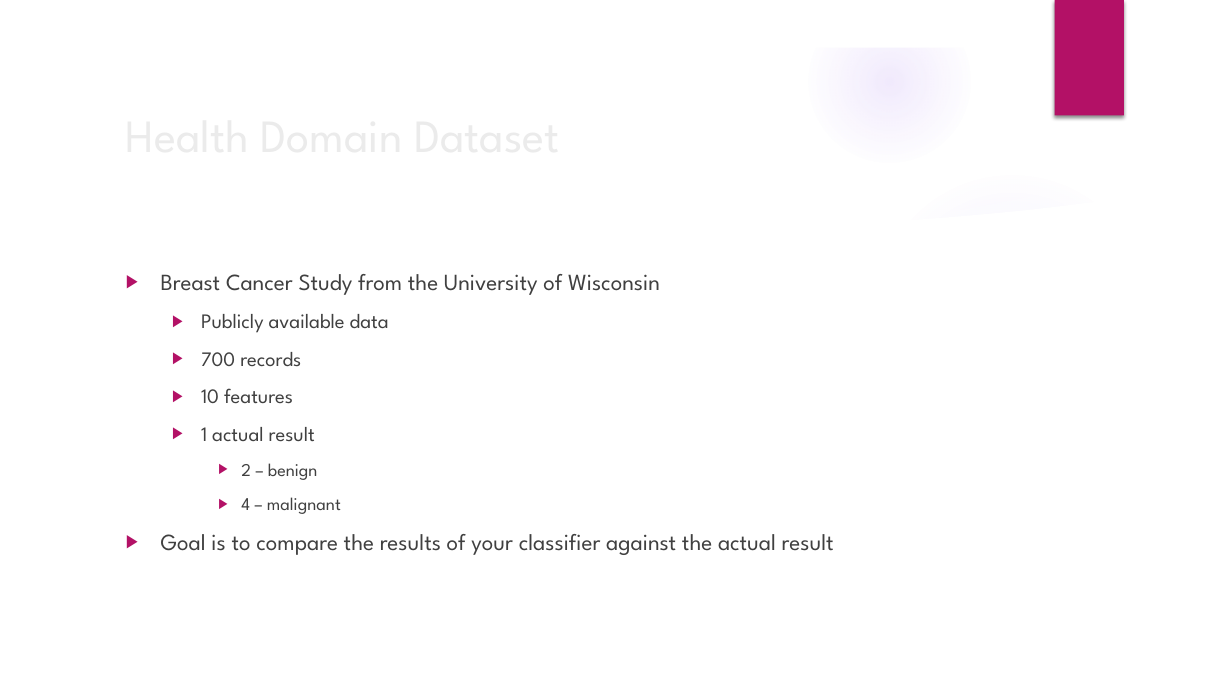
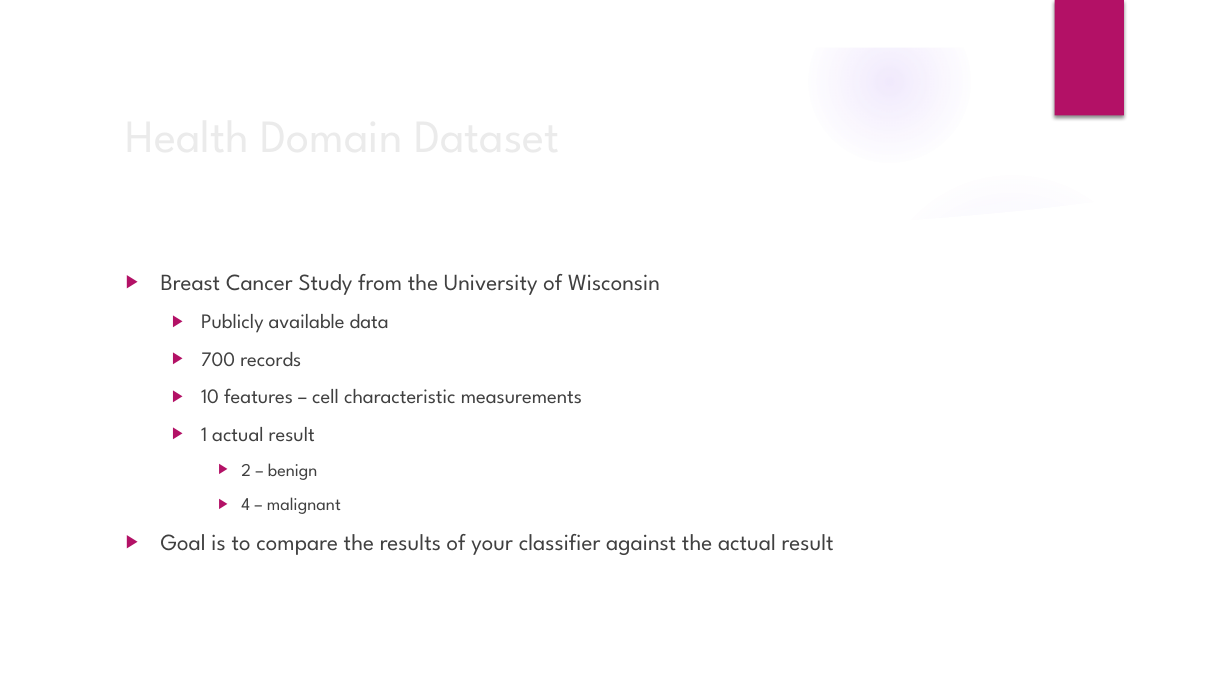
Before and after one commit to GregSimpson/SupportVectorMachine-CancerClassification, a slide deck: slide 5 of docs/gsimpson-CapstonePresentation.pptx. Drawn at 1232x693 pixels with LibreOffice and Linux fonts; fonts in the diff are those of the drawing; background and template pictures are left out. Boxes give left, top, right and bottom in pixels: in the first picture for what was removed or moved away, otherwise in the second. Text is boxed around its words. In the diff, an @@ line names an element or a change of style, - is before the commit and + after.

Commit message:
gjs

```diff
--- a/docs/gsimpson-CapstonePresentation.pptx
+++ b/docs/gsimpson-CapstonePresentation.pptx
@@ text at [201, 388, 582, 404]: text changed @@
-  ▶ 10 features
+  ▶ 10 features – cell characteristic measurements
```
Also in this commit, not shown: 5 other slides changed, 2 slides added, 2 slides removed.
